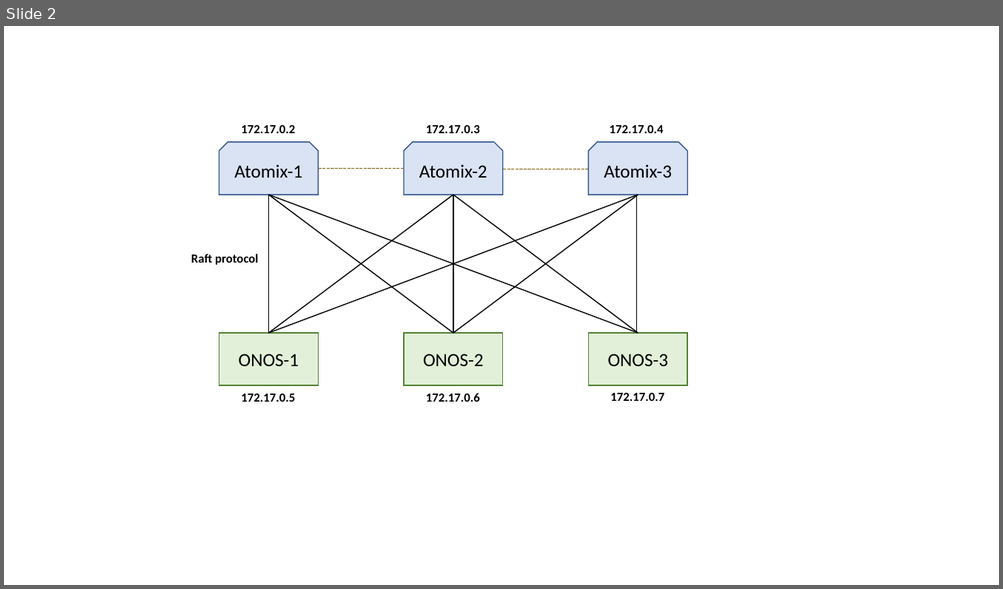
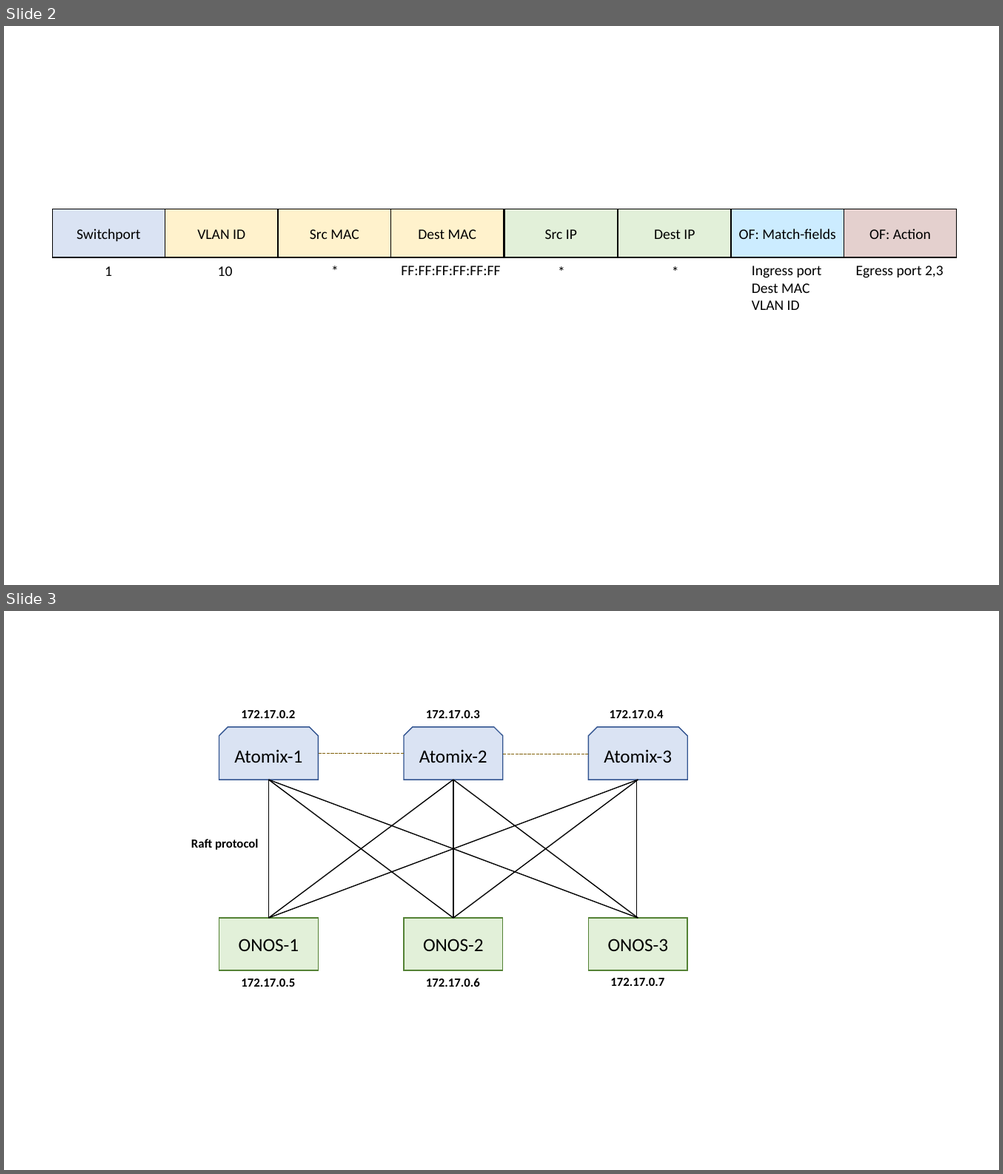
Before and after one commit to harshal-vaze/Software-Defined-Networking-with-ONOS, a slide deck: Content/Diagrams.pptx. Shown one above the other, each under a label of ours: slide 2 before the commit, slides 2 and 3 after it. The pictures are 1003x589 and 1003x1174 pixels, drawn with LibreOffice and Linux fonts; fonts in the diff are those of the drawing. Boxes give left, top, right and bottom in pixels: in the first picture for what was removed or moved away, otherwise in the second. Text is boxed around its words. In the diff, an @@ line names an element or a change of style, - is before the commit and + after.

```diff
--- a/Content/Diagrams.pptx
+++ b/Content/Diagrams.pptx
@@ slide 2 added at (x1=4, y1=26, x2=999, y2=585), background #FFFFFF @@
@@ rectangle added at (x1=53, y1=209, x2=165, y2=258), fill #DAE3F3, outline #000000 1 pt, 14 pt, text #000000 @@
+Switchport
@@ rectangle added at (x1=165, y1=209, x2=278, y2=258), fill #FFF2CC, outline #000000 1 pt, 14 pt, text #000000 @@
+VLAN ID
@@ rectangle added at (x1=278, y1=209, x2=390, y2=258), fill #FFF2CC, outline #000000 1 pt, 14 pt, text #000000 @@
+Src MAC
@@ rectangle added at (x1=391, y1=209, x2=504, y2=258), fill #FFF2CC, outline #000000 1 pt, 14 pt, text #000000 @@
+Dest MAC
@@ rectangle added at (x1=505, y1=209, x2=617, y2=258), fill #E2F0D9, outline #000000 1 pt, 14 pt, text #000000 @@
+Src IP
@@ rectangle added at (x1=618, y1=209, x2=731, y2=258), fill #E2F0D9, outline #000000 1 pt, 14 pt, text #000000 @@
+Dest IP
@@ rectangle added at (x1=731, y1=209, x2=843, y2=258), fill #CCECFF, outline #000000 1 pt, 14 pt, text #000000 @@
+OF: Match-fields
@@ rectangle added at (x1=844, y1=209, x2=957, y2=258), fill #E4D0CE, outline #000000 1 pt, 14 pt, text #000000 @@
+OF: Action
@@ text added at (x1=105, y1=266, x2=112, y2=276), 14 pt, text #000000 @@
+1
@@ text added at (x1=218, y1=266, x2=233, y2=276), 14 pt, text #000000 @@
+10
@@ text added at (x1=324, y1=259, x2=347, y2=284), 14 pt, text #000000 @@
+*
@@ text added at (x1=401, y1=266, x2=500, y2=275), 14 pt, text #000000 @@
+FF:FF:FF:FF:FF:FF
@@ text added at (x1=550, y1=259, x2=572, y2=284), 14 pt, text #000000 @@
+*
@@ text added at (x1=664, y1=259, x2=687, y2=284), 14 pt, text #000000 @@
+*
@@ text added at (x1=751, y1=266, x2=822, y2=310), 14 pt, text #000000 @@
+Ingress port
+Dest MAC
+VLAN ID
@@ text added at (x1=856, y1=266, x2=943, y2=278), 14 pt, text #000000 @@
+Egress port 2,3
@@ what was slide 2 is now slide 3 @@
```
Also in this commit, not shown: 3 other slides added, 6 other files.
